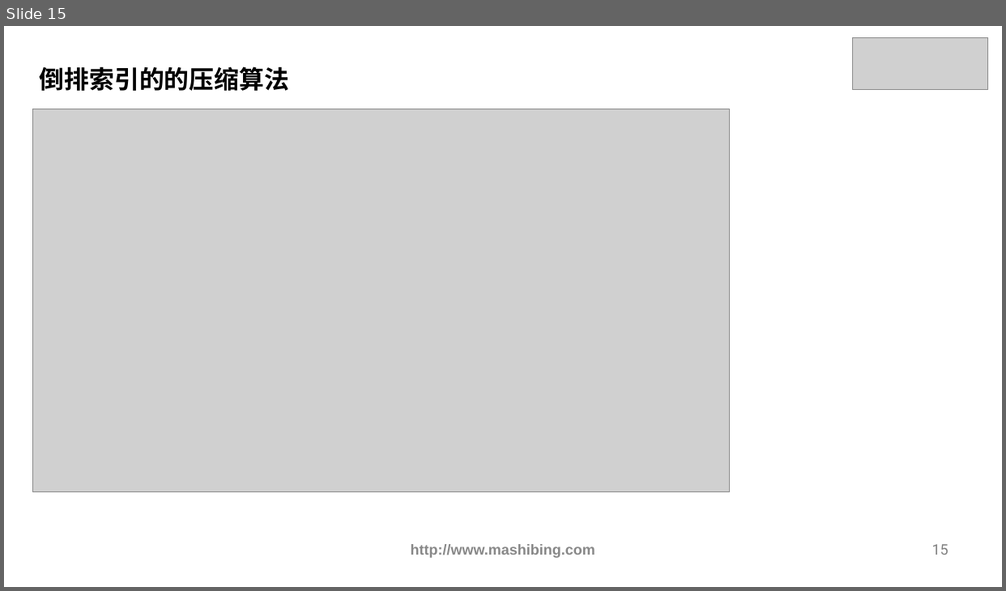
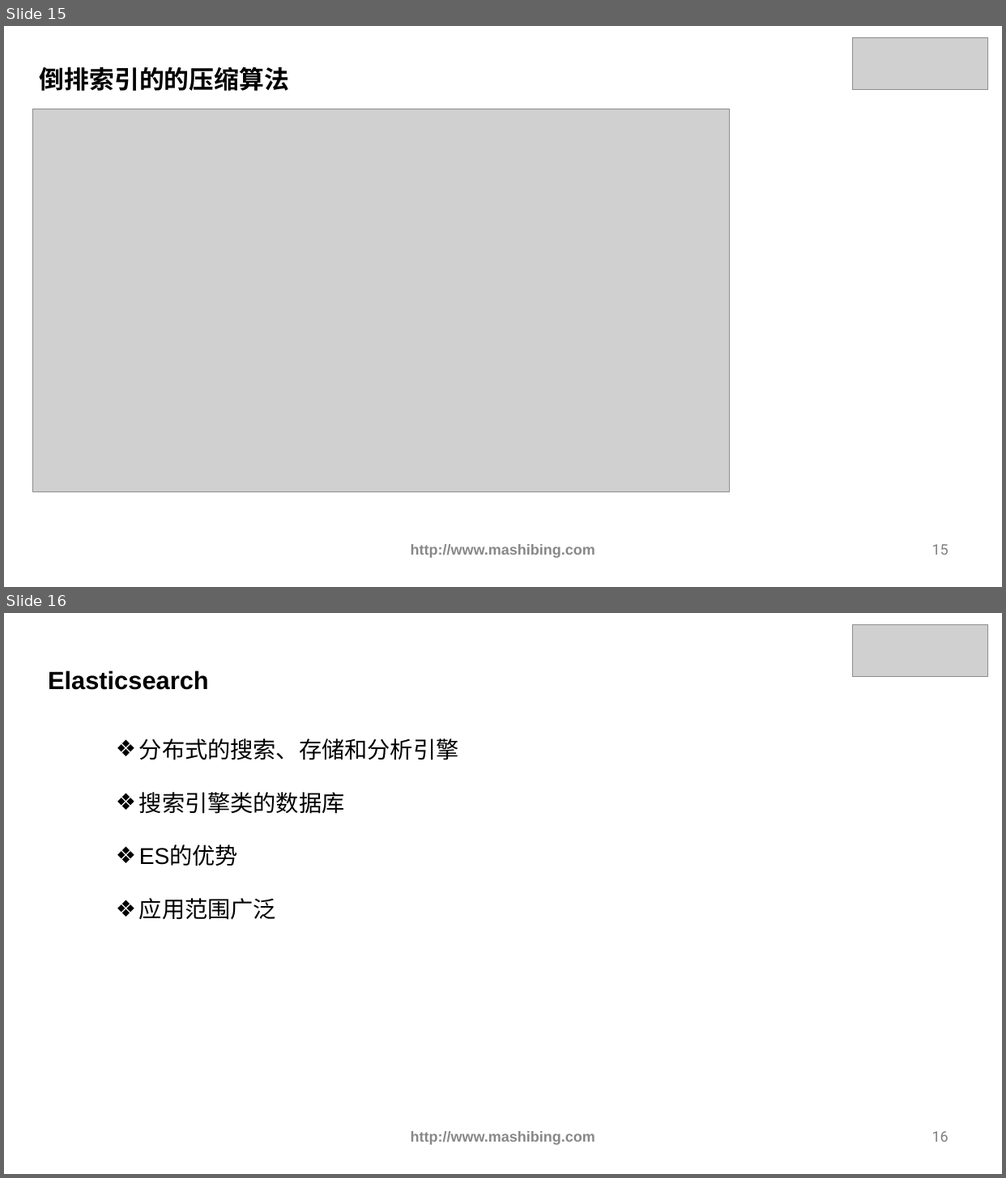
Before and after one commit to ybbstudy/Elastic-Stack, a slide deck: 1 核心知识篇/03-核心概念/课件/核心概念.pptx. Shown one above the other, each under a label of ours: slide 15 before the commit, slides 15 and 16 after it. The pictures are 1006x591 and 1006x1178 pixels, drawn with LibreOffice and Linux fonts; fonts in the diff are those of the drawing; grey boxes stand for pictures. Boxes give left, top, right and bottom in pixels: in the first picture for what was removed or moved away, otherwise in the second. Text is boxed around its words. In the diff, an @@ line names an element or a change of style, - is before the commit and + after.

```diff
--- a/1 核心知识篇/03-核心概念/课件/核心概念.pptx
+++ b/1 核心知识篇/03-核心概念/课件/核心概念.pptx
@@ slide 16 added at (4, 613, 1002, 1174), background #FFFFFF @@
@@ picture added at (852, 624, 987, 677) @@
@@ text added at (48, 671, 209, 690), 24 pt, text #000000, bold @@
+Elasticsearch
@@ text added at (139, 739, 459, 760), 22 pt, text #000000 @@
+❖ 分布式的搜索、存储和分析引擎
@@ text added at (139, 792, 345, 814), 22 pt, text #000000 @@
+❖ 搜索引擎类的数据库
@@ text added at (139, 846, 238, 867), 22 pt, text #000000 @@
+❖ ES的优势
@@ text added at (139, 898, 276, 920), 22 pt, text #000000 @@
+❖ 应用范围广泛
@@ text added at (411, 1131, 595, 1145), 14 pt, text #888888, bold @@
+http://www.mashibing.com
@@ page number added at (932, 1131, 948, 1142), 14 pt, text #7F7F7F @@
+16
```
Also in this commit, not shown: 4 slides changed, 6 other slides added.
